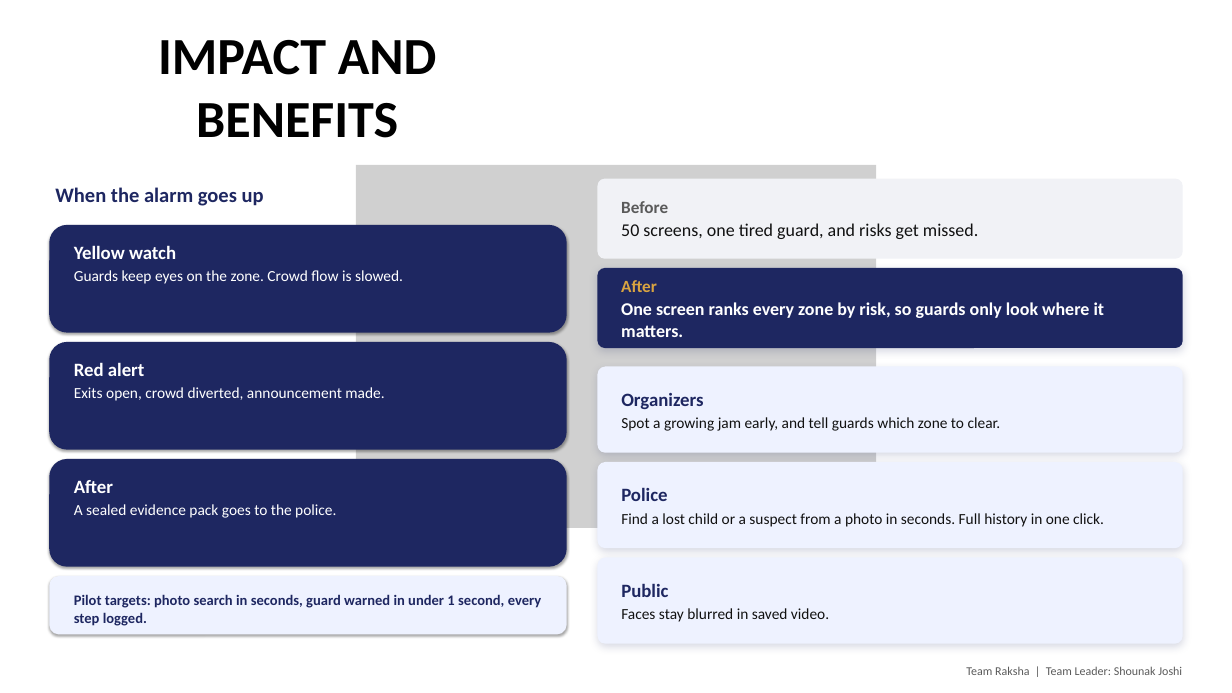
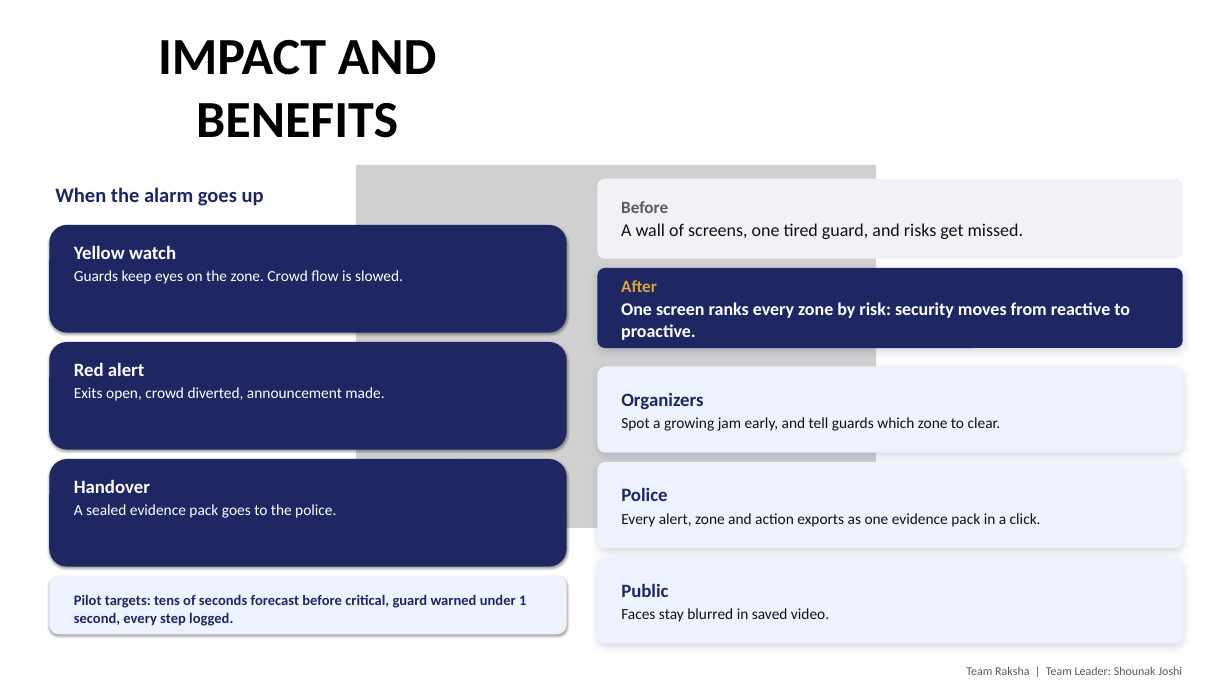
Before and after one commit to shounakjoshi88-a11y/raksha-crowd-safety-hackathon, a slide deck: slide 5 of deck/Raksha_Hackathon2026_Simplified.pptx. Drawn at 1232x693 pixels with LibreOffice and Linux fonts; fonts in the diff are those of the drawing; grey boxes stand for pictures. Boxes give left, top, right and bottom in pixels: in the first picture for what was removed or moved away, otherwise in the second. Text is boxed around its words. In the diff, an @@ line names an element or a change of style, - is before the commit and + after.

Commit message:
fix: judge pass 3 - face search moved to Phase 2 (B2G plug-in), density/flow/forecast MVP, honest scale (edge-per-camera) and occlusion (bird's-eye) answers, privacy cards no longer contradict

```diff
--- a/deck/Raksha_Hackathon2026_Simplified.pptx
+++ b/deck/Raksha_Hackathon2026_Simplified.pptx
@@ text in rounded rectangle at (x1=621, y1=223, x2=1023, y2=239): text changed @@
-50 screens, one tired guard, and risks get missed.
+A wall of screens, one tired guard, and risks get missed.
@@ text in rounded rectangle at (x1=621, y1=302, x2=1130, y2=340): text changed @@
-One screen ranks every zone by risk, so guards only look where it matters.
+One screen ranks every zone by risk: security moves from reactive to proactive.
@@ text at (x1=74, y1=479, x2=150, y2=493): text changed @@
-After
+Handover
@@ text in rounded rectangle at (x1=621, y1=513, x2=1041, y2=527): text changed @@
-Find a lost child or a suspect from a photo in seconds. Full history in one click.
+Every alert, zone and action exports as one evidence pack in a click.
@@ text at (x1=74, y1=594, x2=526, y2=626): text changed @@
-Pilot targets: photo search in seconds, guard warned in under 1 second, every step logged.
+Pilot targets: tens of seconds forecast before critical, guard warned under 1 second, every step logged.
```
Also in this commit, not shown: 4 other slides changed, 3 other files.
